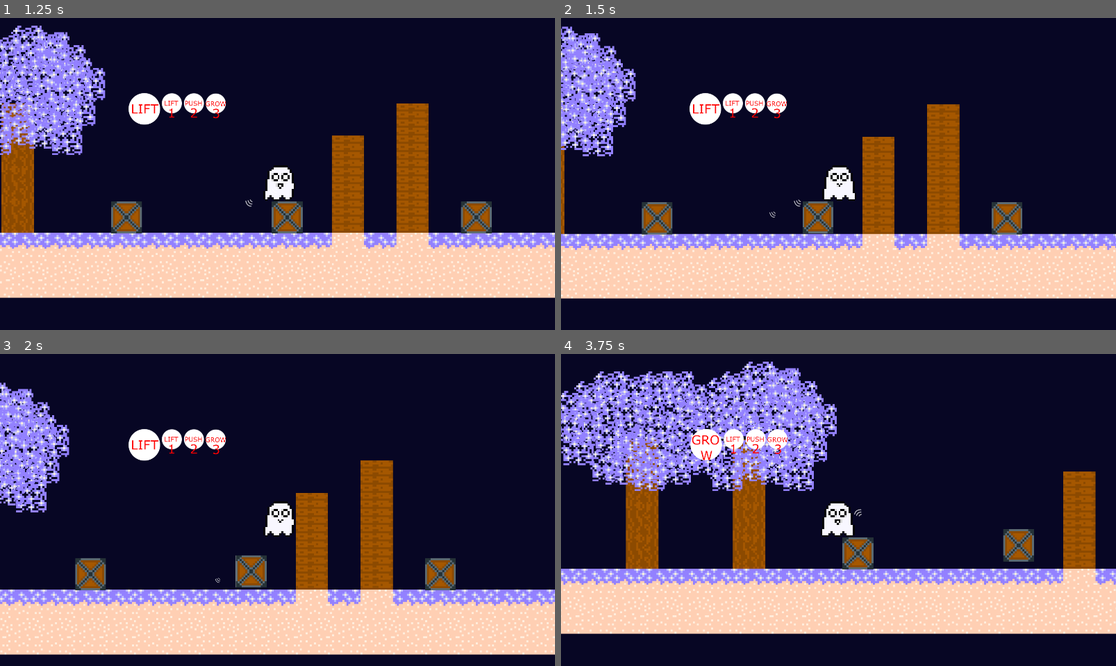
Above: before the commit, frames 1-4 (two rows, left to right).
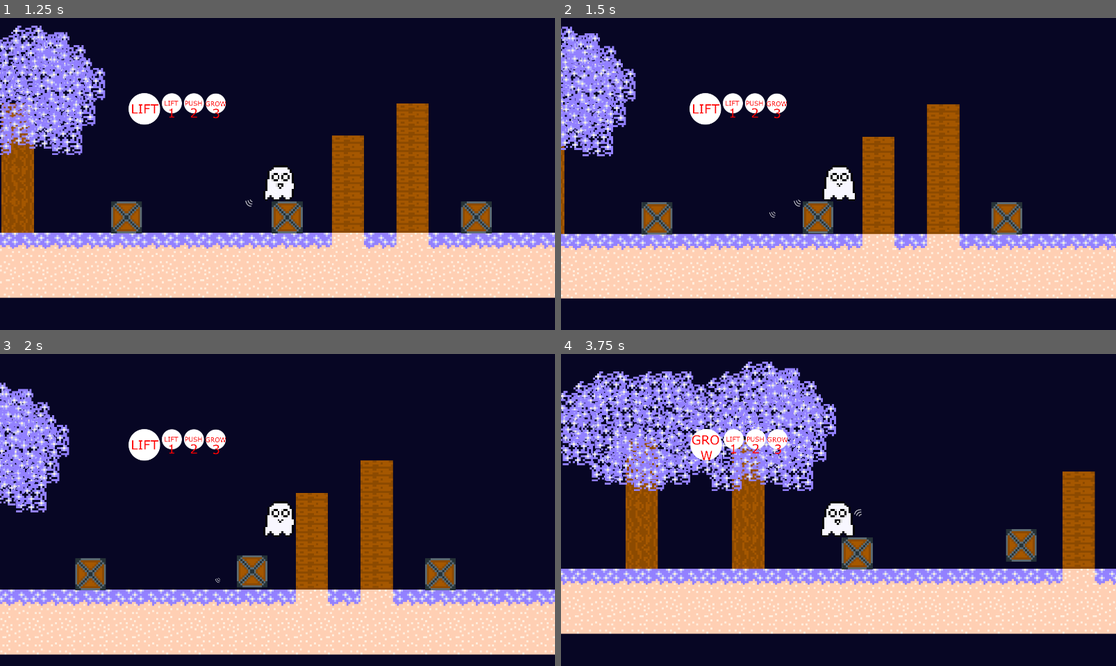
Above: after the commit, the same moments.

Repository: IonelPopJara/Game
Game: Godot game, scene res://Scenes/Level1.tscn
Two runs of this game, one before a commit and one after it. Both use one fixed random seed, a clock stepped at 60 frames per second and the inputs below. This scene is started directly instead of the project's main scene.
Inputs (mouse positions are in pixels of both pictures, inside the frame that each line leads up to):
- Up to frame 1 (1.25 s): move the mouse to (249, 236) at 0.52 s; press the mouse at (249, 236) at 0.53 s; hold D (move_right) from 0.53 s (still down); tap Space (jump) at 0.77 s
- Up to frame 2 (1.5 s): keep holding D (move_right); move the mouse to (1005, 220) at 1.27 s; release the mouse at (1005, 220) at 1.28 s; tap 1 (whisper_1) at 1.35 s
- Up to frame 3 (2 s): keep holding D (move_right); tap Space (jump) at 1.52 s
- Up to frame 4 (3.75 s): move the mouse to (672, 463) at 2.02 s; release D (move_right) at 2.03 s; hold A (move_left) from 2.03 s (still down); tap 2 (whisper_2) at 2.1 s; move the mouse to (866, 510) at 2.77 s; tap 3 (whisper_3) at 2.85 s; tap Space (jump) at 3.02 s; move the mouse to (755, 432) at 3.52 s; press the mouse at (755, 432) at 3.53 s

Frame 1 is identical in both runs. In frame 2, 0.5% of the frame differs, in the area x 0-99%, y 2-90%; in frame 3, 0.2%; in frame 4, 7.6%, in the area x 0-100%, y 2-90%.

Commit message:
Fix bugs after merging
No audio player and other shenanigans, i think i mispelled that word

Diff:
--- a/Materials/block.tres
+++ b/Materials/block.tres
@@ -1,4 +1,4 @@
 [gd_resource type="PhysicsMaterial" format=3 uid="uid://cvkx37j2rx1os"]
 
 [resource]
-friction = 0.0
+friction = 0.1
--- a/Scenes/Player.tscn
+++ b/Scenes/Player.tscn
@@ -7,7 +7,6 @@
 [ext_resource type="Texture2D" uid="uid://bwppug44tecuv" path="res://Sprites/skill2.png" id="5_auat7"]
 [ext_resource type="Texture2D" uid="uid://uvlkd64a47e0" path="res://Sprites/skill1.png" id="5_ufhqs"]
 [ext_resource type="Texture2D" uid="uid://bcblanbpok8x0" path="res://Sprites/skill3.png" id="6_uvjqq"]
-[ext_resource type="AudioStream" uid="uid://cchrbiant8gfx" path="res://Sprites/whisper1.wav" id="8_d8xdr"]
 
 [sub_resource type="RectangleShape2D" id="RectangleShape2D_wwbbs"]
 size = Vector2(170, 178)
@@ -104,7 +103,6 @@
 }
 
 [node name="AudioStreamPlayer" type="AudioStreamPlayer" parent="."]
-stream = ExtResource("8_d8xdr")
-volume_db = -4.674
-pitch_scale = 0.75
+volume_db = -10.0
+pitch_scale = 0.8
 max_polyphony = 1000
--- a/Scenes/movable_block.tscn
+++ b/Scenes/movable_block.tscn
@@ -3,7 +3,6 @@
 [ext_resource type="PhysicsMaterial" uid="uid://cvkx37j2rx1os" path="res://Materials/block.tres" id="1_idx4u"]
 [ext_resource type="Script" path="res://Scenes/movable_block.gd" id="1_o4mst"]
 [ext_resource type="Texture2D" uid="uid://xex8qp4dqqbn" path="res://Sprites/palette.png" id="2_5frms"]
-[ext_resource type="AudioStream" uid="uid://ds7o6jtw08q3a" path="res://Sprites/slide.wav" id="3_2t3ek"]
 
 [sub_resource type="AtlasTexture" id="AtlasTexture_r6hms"]
 atlas = ExtResource("2_5frms")
@@ -26,6 +25,6 @@
 shape = SubResource("RectangleShape2D_27jrk")
 
 [node name="AudioStreamPlayer" type="AudioStreamPlayer" parent="."]
-stream = ExtResource("3_2t3ek")
-volume_db = -7.495
-pitch_scale = 0.92
+volume_db = -10.0
+pitch_scale = 0.8
+max_polyphony = 1000
Not shown: 1 places in Scenes/Player.tscn that only renumber resources
Not shown: 1 places in Scenes/menu.tscn that only renumber resources
